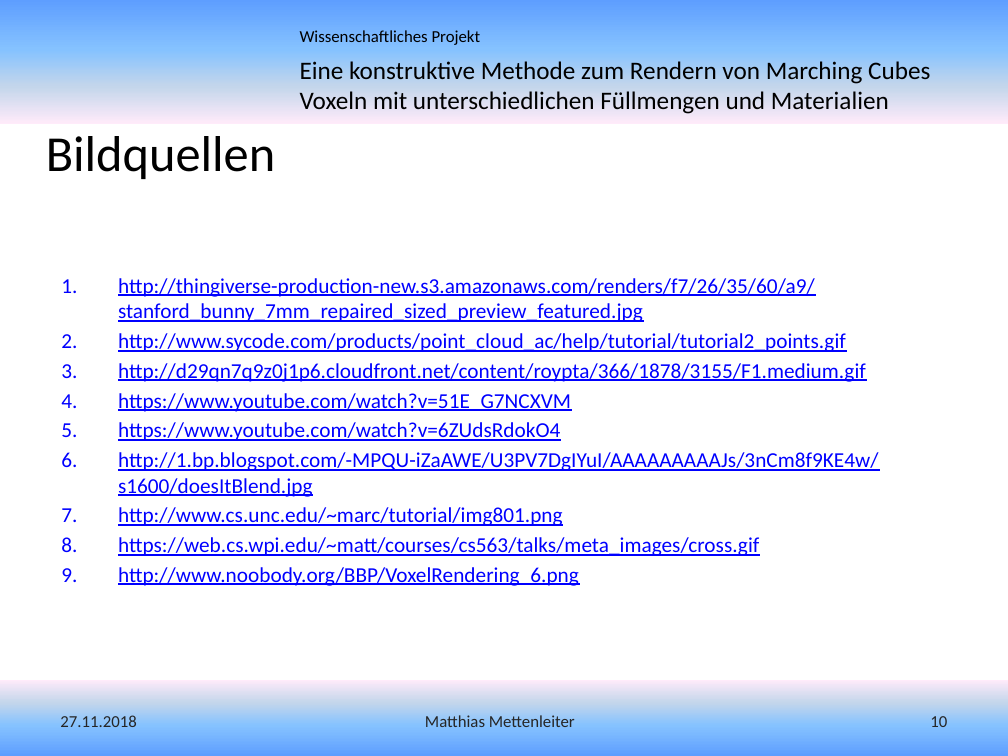
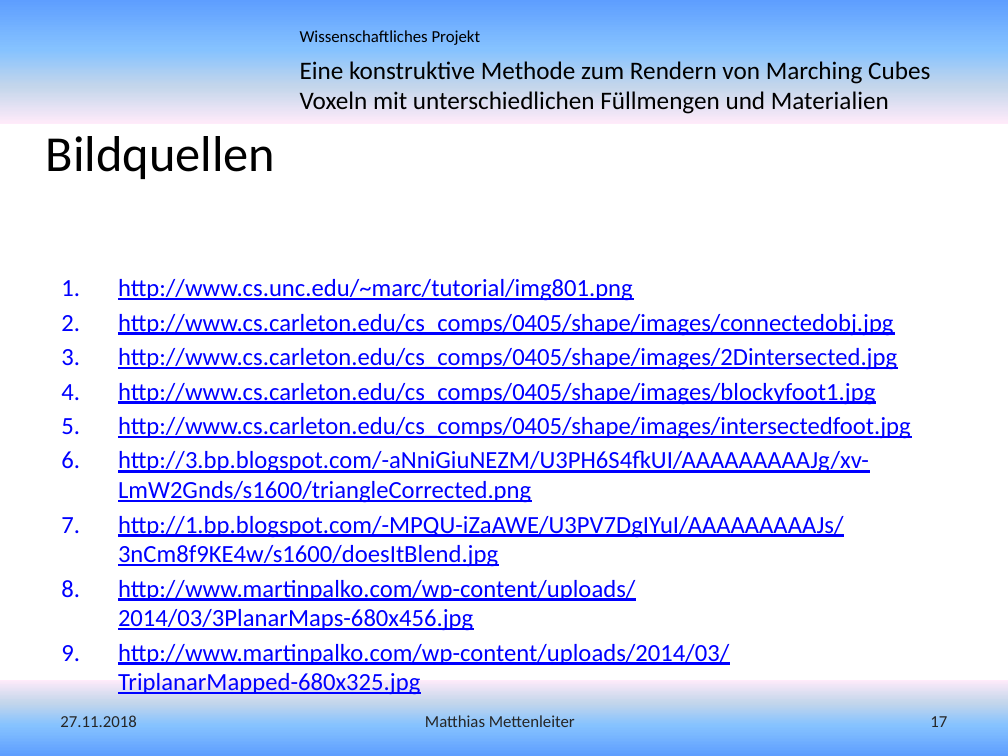
Before and after one commit to MMDaemon/MC_Paper, a slide deck: slide 17 of Vortrag - Eine konstruktive Methode zum Rendern von Marching Cubes Voxeln mit unterschiedlichen Füllmengen und Materialien.pptx (slide 10 before the commit). Drawn at 1008x756 pixels with LibreOffice and Linux fonts; fonts in the diff are those of the drawing; background and template pictures are left out. Boxes give left, top, right and bottom in pixels: in the first picture for what was removed or moved away, otherwise in the second. Text is boxed around its words. In the diff, an @@ line names an element or a change of style, - is before the commit and + after.

Commit message:
Finished Presentation

```diff
--- a/Vortrag - Eine konstruktive Methode zum Rendern von Marching Cubes Voxeln mit unterschiedlichen Füllmengen und Materialien.pptx
+++ b/Vortrag - Eine konstruktive Methode zum Rendern von Marching Cubes Voxeln mit unterschiedlichen Füllmengen und Materialien.pptx
@@ text at <box>118,279,911,503</box>: text changed; size 15.2 to 17.6 pt @@
-1. http://thingiverse-production-new.s3.amazonaws.com/renders/f7/26/35/60/a9/stanford_bunny_7mm_repaired_sized_preview_featured.jpg
-2. http://www.sycode.com/products/point_cloud_ac/help/tutorial/tutorial2_points.gif
-3. http://d29qn7q9z0j1p6.cloudfront.net/content/roypta/366/1878/3155/F1.medium.gif
-4. https://www.youtube.com/watch?v=51E_G7NCXVM
-5. https://www.youtube.com/watch?v=6ZUdsRdokO4
+1. http://www.cs.unc.edu/~marc/tutorial/img801.png
+2. http://www.cs.carleton.edu/cs_comps/0405/shape/images/connectedobj.jpg
+3. http://www.cs.carleton.edu/cs_comps/0405/shape/images/2Dintersected.jpg
+4. http://www.cs.carleton.edu/cs_comps/0405/shape/images/blockyfoot1.jpg
+5. http://www.cs.carleton.edu/cs_comps/0405/shape/images/intersectedfoot.jpg
+6. http://3.bp.blogspot.com/-aNniGiuNEZM/U3PH6S4fkUI/AAAAAAAAAJg/xv-LmW2Gnds/s1600/triangleCorrected.png
@@ text at <box>118,516,844,567</box>: size 15.2 to 17.6 pt in "http://1.bp.blogspot.com/-MPQU-iZaAWE/U3PV7DgIYuI/AAAAAAAAAJ ..." @@
@@ text at <box>118,580,729,665</box>: text changed; size 15.2 to 17.6 pt @@
-7. http://www.cs.unc.edu/~marc/tutorial/img801.png
-8. https://web.cs.wpi.edu/~matt/courses/cs563/talks/meta_images/cross.gif
-9. http://www.noobody.org/BBP/VoxelRendering_6.png
+8. http://www.martinpalko.com/wp-content/uploads/2014/03/3PlanarMaps-680x456.jpg
+9. http://www.martinpalko.com/wp-content/uploads/2014/03/TriplanarMapped-680x325.jpg
@@ page number at <box>930,716,947,727</box>: text changed @@
-10
+17
```
Also in this commit, not shown: 6 other slides changed, 8 slides added, 1 slide removed, 10 other files.
